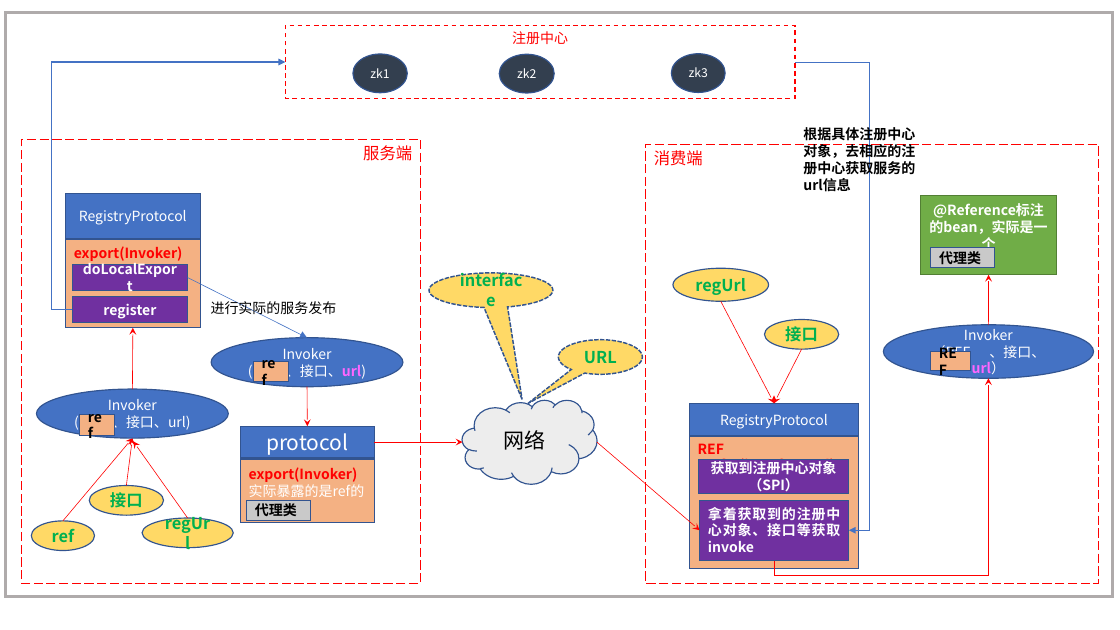
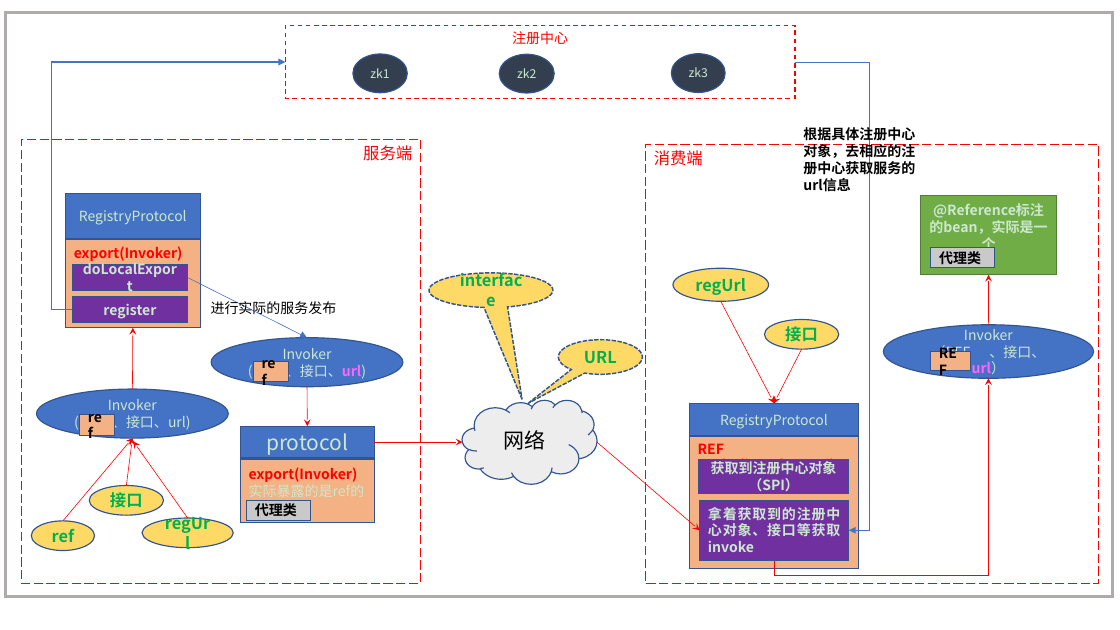
Before and after one commit to nieandsun/dubbo-study, a slide deck: slide 3 of rpc-provider/src/main/resources/docs/dubbo服务暴露与消费简化图.pptx. Drawn at 1120x630 pixels with LibreOffice and Linux fonts; fonts in the diff are those of the drawing. Boxes give left, top, right and bottom in pixels: in the first picture for what was removed or moved away, otherwise in the second. Text is boxed around its words. In the diff, an @@ line names an element or a change of style, - is before the commit and + after.

```diff
--- a/rpc-provider/src/main/resources/docs/dubbo服务暴露与消费简化图.pptx
+++ b/rpc-provider/src/main/resources/docs/dubbo服务暴露与消费简化图.pptx
@@ background #FFFFFF to #CCE8CF @@
@@ fill #FFFFFF to #CCE8CF in 3 elements at <box>21,139,420,584</box>, <box>646,145,1099,584</box>, <box>286,25,796,98</box> @@
@@ ellipse "Invoker" at <box>884,325,1094,379</box>: text colour #FFFFFF to #CCE8CF in "Invoker", "（REF 、接口、url）" @@
@@ ellipse "Invoker" at <box>211,338,402,386</box>: text colour #FFFFFF to #CCE8CF in "Invoker", "( ref、接口、url)" @@
@@ text in rectangle at <box>249,484,365,497</box>: text colour #FFFFFF to #CCE8CF in "实际暴露的是ref的" @@
@@ text colour #FFFFFF to #CCE8CF in 12 elements at <box>690,403,859,436</box>, <box>240,426,374,458</box>, <box>920,196,1057,275</box>, <box>36,389,228,438</box>, <box>66,194,200,239</box>, <box>72,265,187,291</box>, <box>72,297,187,323</box>, <box>353,54,408,92</box>, <box>499,55,554,93</box>, <box>671,54,725,92</box>, <box>699,460,849,493</box>, <box>700,501,849,560</box> @@
```
Also in this commit, not shown: 6 other slides changed, 1 slide added.
